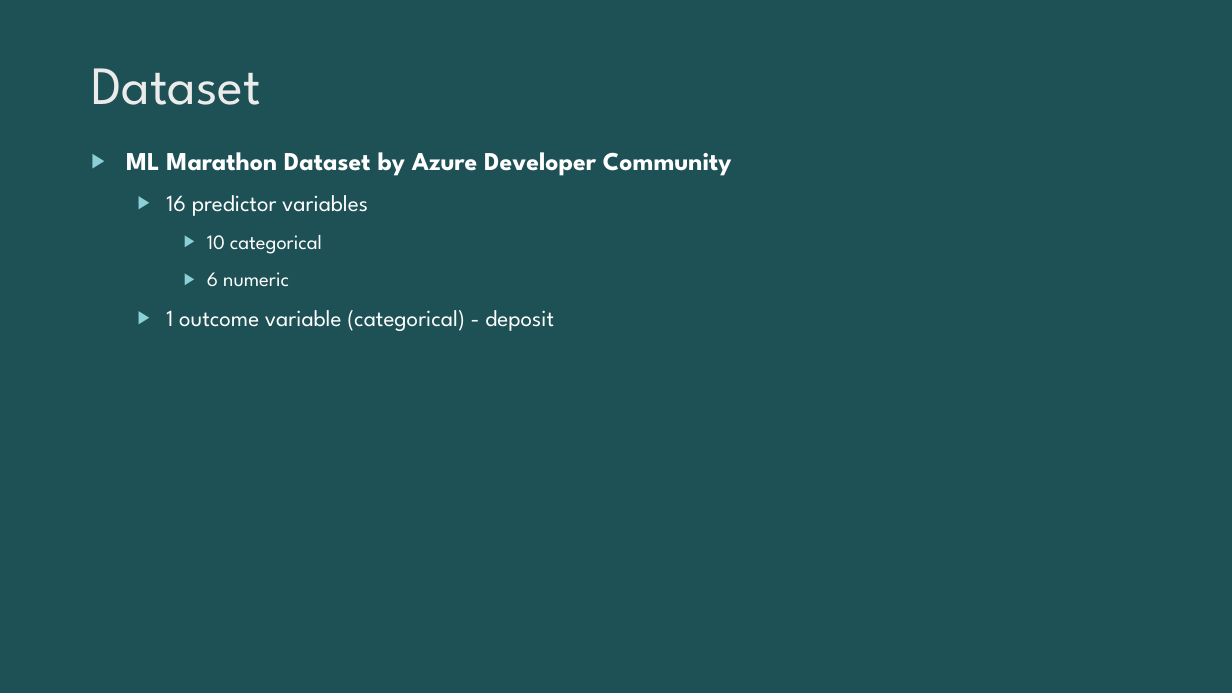
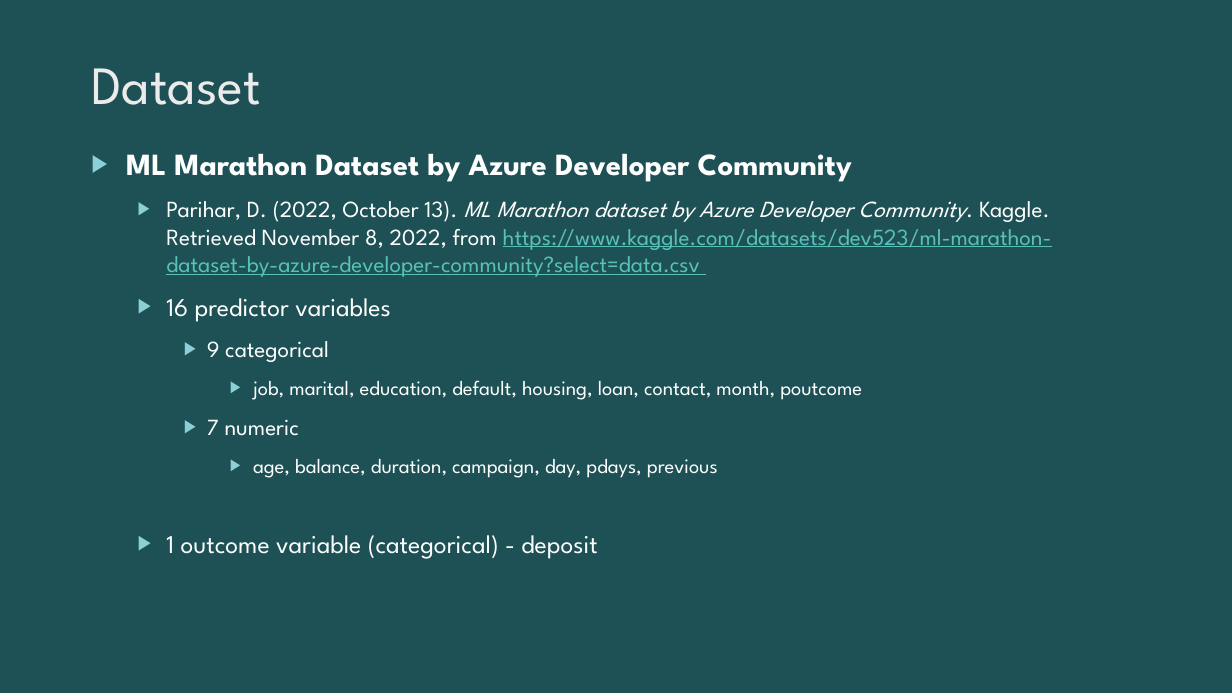
Before and after one commit to syncfailed/PredictiveAnalyticsProject, a slide deck: slide 2 of Predictive Analytics.pptx. Drawn at 1232x693 pixels with LibreOffice and Linux fonts; fonts in the diff are those of the drawing. Boxes give left, top, right and bottom in pixels: in the first picture for what was removed or moved away, otherwise in the second. Text is boxed around its words. In the diff, an @@ line names an element or a change of style, - is before the commit and + after.

```diff
--- a/Predictive Analytics.pptx
+++ b/Predictive Analytics.pptx
@@ text at <box>126,153,852,559</box>: size 20 to 24 pt in "ML Marathon Dataset by Azure Developer Community"; size 18 to 20 pt in "16 predictor variables", "1 outcome variable (categorical) - deposit" @@
@@ text at <box>166,201,1052,277</box>: paragraph added @@
+  ▶ Parihar, D. (2022, October 13). ML Marathon dataset by Azure Developer Community. Kaggle. Retrieved November 8, 2022, from https://www.kaggle.com/datasets/dev523/ml-marathon-dataset-by-azure-developer-community?select=data.csv
@@ text at <box>207,341,862,478</box>: text changed @@
-    ▶ 10 categorical
-    ▶ 6 numeric
+    ▶ 9 categorical
+      ▶ job, marital, education, default, housing, loan, contact, month, poutcome
+    ▶ 7 numeric
+      ▶ age, balance, duration, campaign, day, pdays, previous
```
Also in this commit, not shown: 4 slides added, 2 slides removed, 4 other files.
